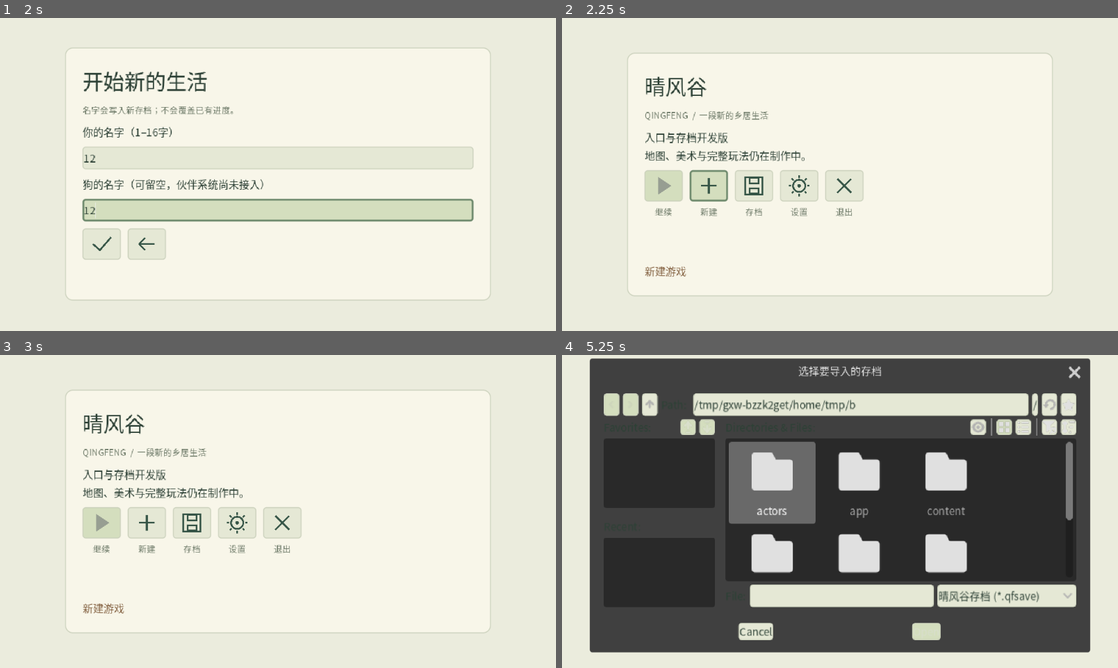
Above: before the commit, frames 1-4 (two rows, left to right).
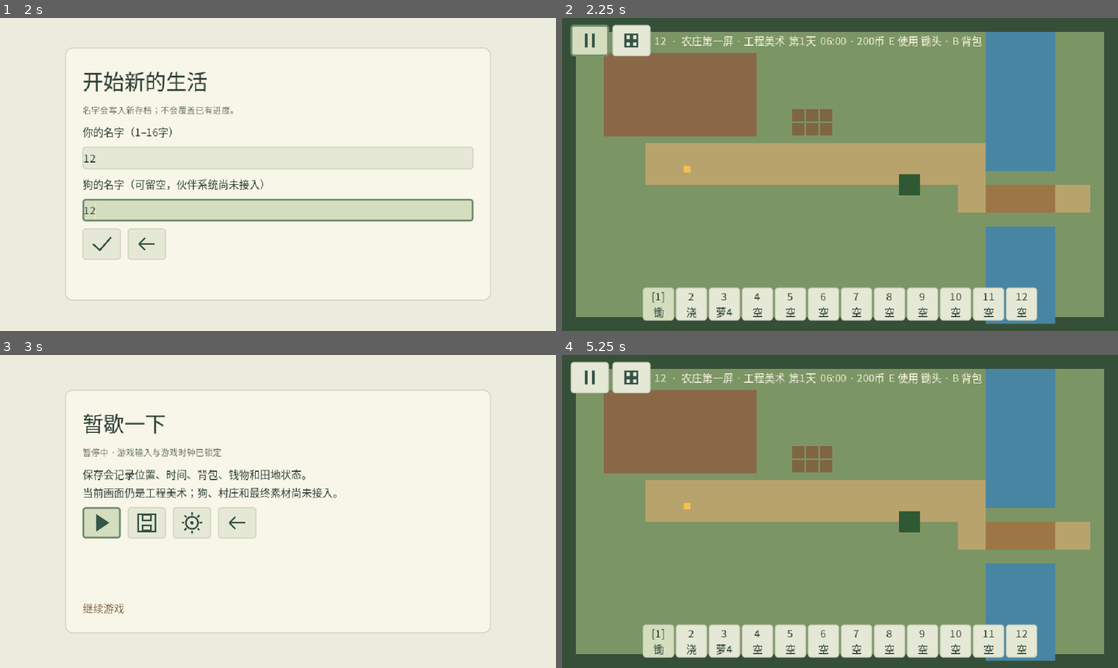
Above: after the commit, the same moments.

Repository: natefox2017/qingfeng
Game: Godot game, scene res://app/main.tscn
Two runs of this game, one before a commit and one after it. Both use one fixed random seed, a clock stepped at 60 frames per second and the inputs below.
Inputs (mouse positions are in pixels of both pictures, inside the frame that each line leads up to):
- Up to frame 1 (2 s): click (144, 187) at 0.52 s; click (278, 158) at 1.27 s; type "12" at 1.35 s; click (278, 208) at 1.5 s; type "12" at 1.58 s
- Up to frame 2 (2.25 s): click (662, 243) at 2.02 s
- Up to frame 3 (3 s): click (27, 376) at 2.77 s
- Up to frame 4 (5.25 s): click (662, 524) at 3.52 s; click (756, 524) at 4.27 s; click (662, 583) at 5.02 s

Frame 1 is identical in both runs. In frame 2, 94% of the frame differs, in the area x 0-100%, y 0-100%; in frame 3, 3.6%; in frame 4, 96%.

Commit message:
Add schema four validation for persistent home chest

Diff:
--- a/game/persistence/session_codec.gd
+++ b/game/persistence/session_codec.gd
@@ -1,7 +1,7 @@
 extends RefCounted
 ## Versioned Qingfeng save envelope.
 ## Schema 1 preserves the explicit entry/collision fixture used by the current UI.
-## Schema 2 stores the first-playable identity/world fields plus the authoritative
+## Gameplay schemas store first-playable identity/world fields plus the authoritative
 ## GameplaySession snapshot. Runtime world/layout still performs final restore validation.
 
 const CONTENT = preload("res://content/content_catalog.gd")
@@ -109,6 +109,20 @@
 			return false
 	return true
 
+static func _valid_storage(value: Variant, content: Dictionary) -> bool:
+	if not keys(value,["revision","container_id","capacity","slots"]):
+		return false
+	if value.container_id != "container.home_chest" or value.capacity != content.storage.chest_capacity:
+		return false
+	if not (value.revision is int) or value.revision < 0:
+		return false
+	if not (value.slots is Array) or value.slots.size() != value.capacity:
+		return false
+	for slot: Variant in value.slots:
+		if not _valid_slot(slot,content.items):
+			return false
+	return true
+
 static func _valid_wallet(value: Variant) -> bool:
 	if not keys(value,["revision","owner_id","money"]):
 		return false
@@ -167,29 +181,34 @@
 	if not (value is Dictionary):
 		return false
 	var required := ["content_version","clock","inventory","wallet","farm"]
-	if value.size() != required.size() and value.size() != required.size() + 1:
-		return false
 	for key: String in required:
 		if not value.has(key):
 			return false
-	if value.size() == required.size() + 1:
-		if not value.has("command_journal") or not _valid_command_journal(value.command_journal):
-			return false
+	for key: Variant in value.keys():
+		if key not in ["content_version","clock","inventory","wallet","farm","command_journal","storage"]:
+			return false
+	if value.has("command_journal") and not _valid_command_journal(value.command_journal):
+		return false
 	if value.content_version != GAMEPLAY_CONTENT_VERSION:
 		return false
 	var content := _current_content()
 	if content.is_empty() or content.content_version != value.content_version:
 		return false
+	if value.has("storage") and not _valid_storage(value.storage,content):
+		return false
 	if not keys(value.clock,["game_minute"]) or not (value.clock.game_minute is int) or value.clock.game_minute < 0:
 		return false
 	var current_day := floori(float(value.clock.game_minute) / float(content.clock.minutes_per_day)) + 1
 	return _valid_inventory(value.inventory,content) and _valid_wallet(value.wallet) and _valid_farm(value.farm,content,current_day)
 
 static func _valid_gameplay_v2(value: Variant) -> bool:
-	return value is Dictionary and value.size() == 5 and not value.has("command_journal") and _valid_gameplay_common(value)
+	return value is Dictionary and value.size() == 5 and not value.has("command_journal") and not value.has("storage") and _valid_gameplay_common(value)
 
 static func _valid_gameplay_v3(value: Variant) -> bool:
-	return value is Dictionary and value.size() == 6 and value.has("command_journal") and _valid_gameplay_common(value)
+	return value is Dictionary and value.size() == 6 and value.has("command_journal") and not value.has("storage") and _valid_gameplay_common(value)
+
+static func _valid_gameplay_v4(value: Variant) -> bool:
+	return value is Dictionary and value.size() == 7 and value.has("command_journal") and value.has("storage") and _valid_gameplay_common(value)
 
 static func validate_gameplay_snapshot(value: Variant) -> bool:
 	if not (value is Dictionary):
@@ -251,6 +270,8 @@
 static func _schema_for_snapshot(snapshot: Dictionary) -> int:
 	if not snapshot.has("gameplay"):
 		return 1
+	if snapshot.gameplay.has("storage"):
+		return 4
 	return 3 if snapshot.gameplay.has("command_journal") else 2
 
 static func _content_for_snapshot(snapshot: Dictionary) -> String:
@@ -289,7 +310,7 @@
 	var envelope: Variant = normalized_numbers(parser.data)
 	if not keys(envelope,["save_format","schema_version","content_version","save_id","saved_at_utc","snapshot","checksum"]):
 		return failure("SAVE_FIELDS")
-	if envelope.save_format != "qingfeng" or not integer(envelope.schema_version,1,3):
+	if envelope.save_format != "qingfeng" or not integer(envelope.schema_version,1,4):
 		return failure("SAVE_VERSION_UNSUPPORTED")
 	var schema_version := int(envelope.schema_version)
 	if schema_version == 1:
@@ -304,6 +325,11 @@
 		if envelope.content_version != GAMEPLAY_CONTENT_VERSION:
 			return failure("SAVE_CONTENT_UNSUPPORTED")
 		if not validate_gameplay_snapshot(envelope.snapshot) or not _valid_gameplay_v3(envelope.snapshot.gameplay) or envelope.snapshot.gameplay.content_version != envelope.content_version:
+			return failure("SAVE_SNAPSHOT_INVALID")
+	elif schema_version == 4:
+		if envelope.content_version != GAMEPLAY_CONTENT_VERSION:
+			return failure("SAVE_CONTENT_UNSUPPORTED")
+		if not validate_gameplay_snapshot(envelope.snapshot) or not _valid_gameplay_v4(envelope.snapshot.gameplay) or envelope.snapshot.gameplay.content_version != envelope.content_version:
 			return failure("SAVE_SNAPSHOT_INVALID")
 	else:
 		return failure("SAVE_VERSION_UNSUPPORTED")
